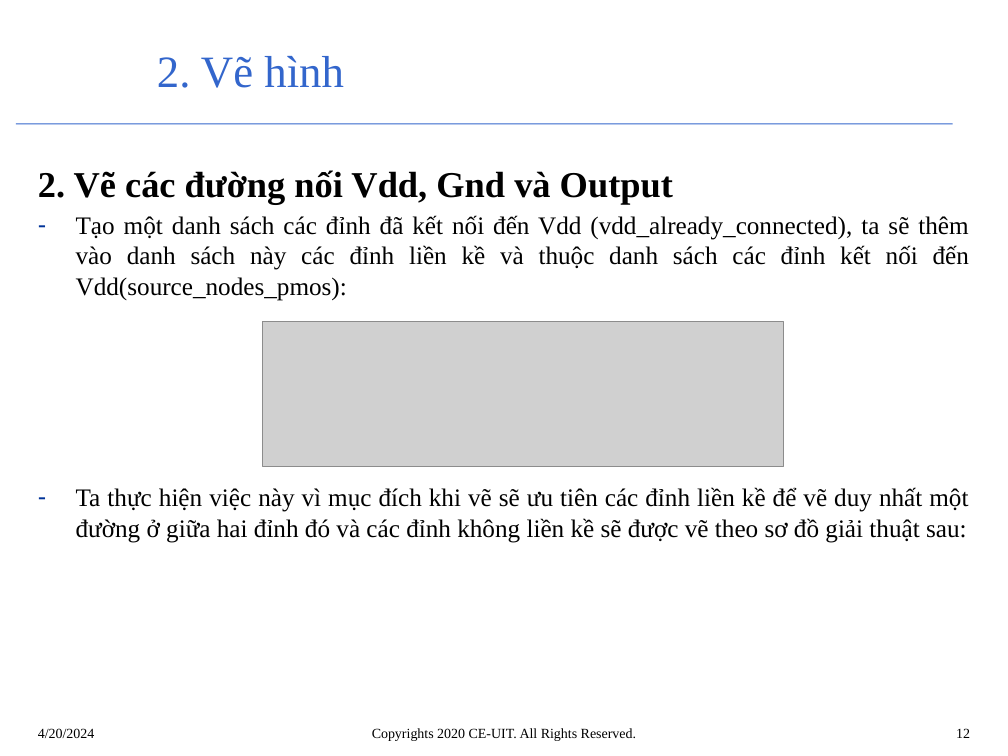
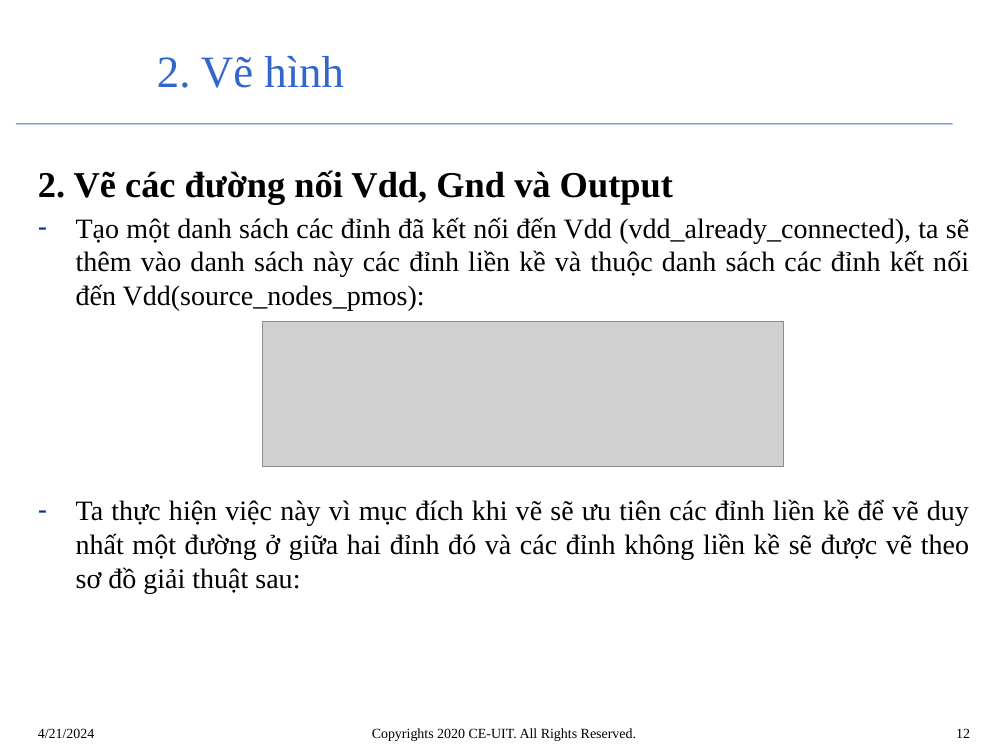
Before and after one commit to TungnxUIT/CE222.STICK-DIAGRAM, a slide deck: slide 12 of 21520312_21521649_Slide_StickDiagram.pptx. Drawn at 1008x756 pixels with LibreOffice and Linux fonts; fonts in the diff are those of the drawing; grey boxes stand for pictures; background and template pictures are left out. Boxes give left, top, right and bottom in pixels: in the first picture for what was removed or moved away, otherwise in the second. Text is boxed around its words. In the diff, an @@ line names an element or a change of style, - is before the commit and + after.

```diff
--- a/21520312_21521649_Slide_StickDiagram.pptx
+++ b/21520312_21521649_Slide_StickDiagram.pptx
@@ text at (76,217,969,593): size 18 to 20 pt @@
@@ text at (38,728,95,738): text changed @@
-4/20/2024
+4/21/2024
```
Also in this commit, not shown: 13 other slides changed.
